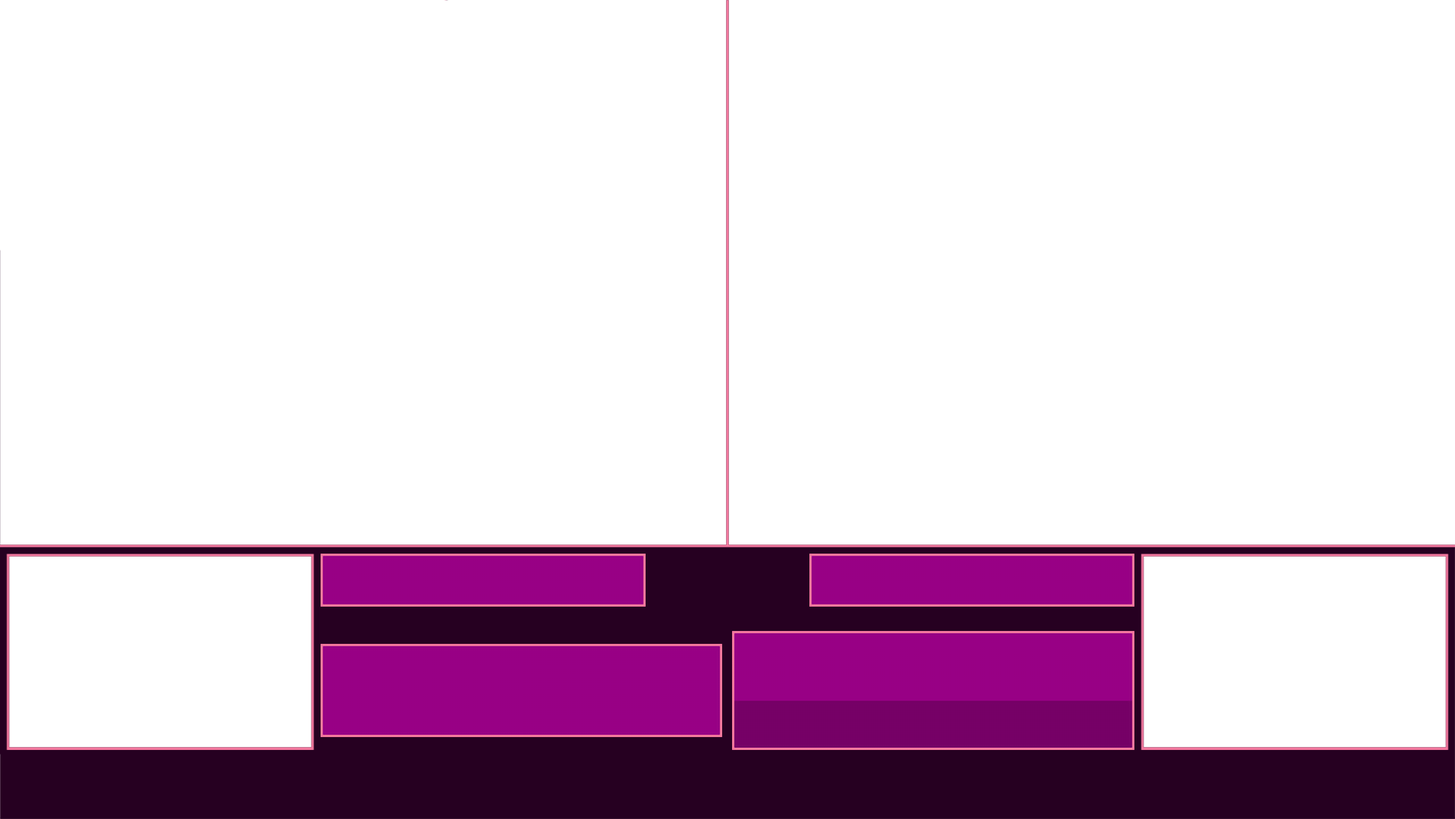
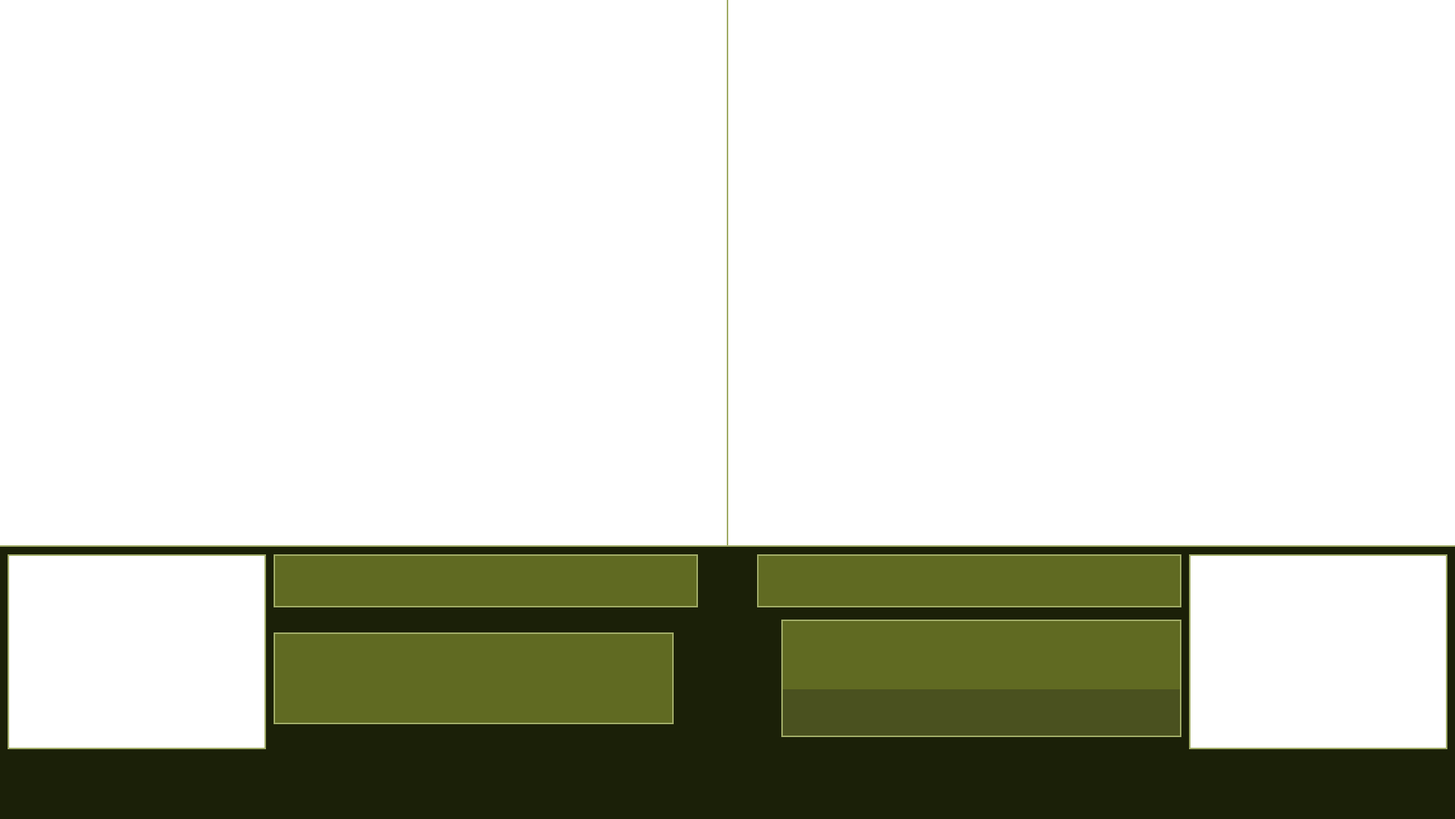
Comparing the layer stacks of the two 1455x819 images. Changes:
removed layer "Player 1 Name" over <box>320,553,646,607</box>
removed layer "Player 2 Name" over <box>809,553,1135,607</box>
added layer "Player 1" above "Player 2" over <box>273,554,699,608</box>
added layer "Player 2" above "Category" over <box>757,554,1182,608</box>
painted on "Category" over <box>732,619,1182,750</box>
painted on "Timer" over <box>273,632,723,737</box>
painted on "Panel Borders" over <box>0,0,1455,750</box>
painted on "Background" over <box>0,0,1455,819</box>
